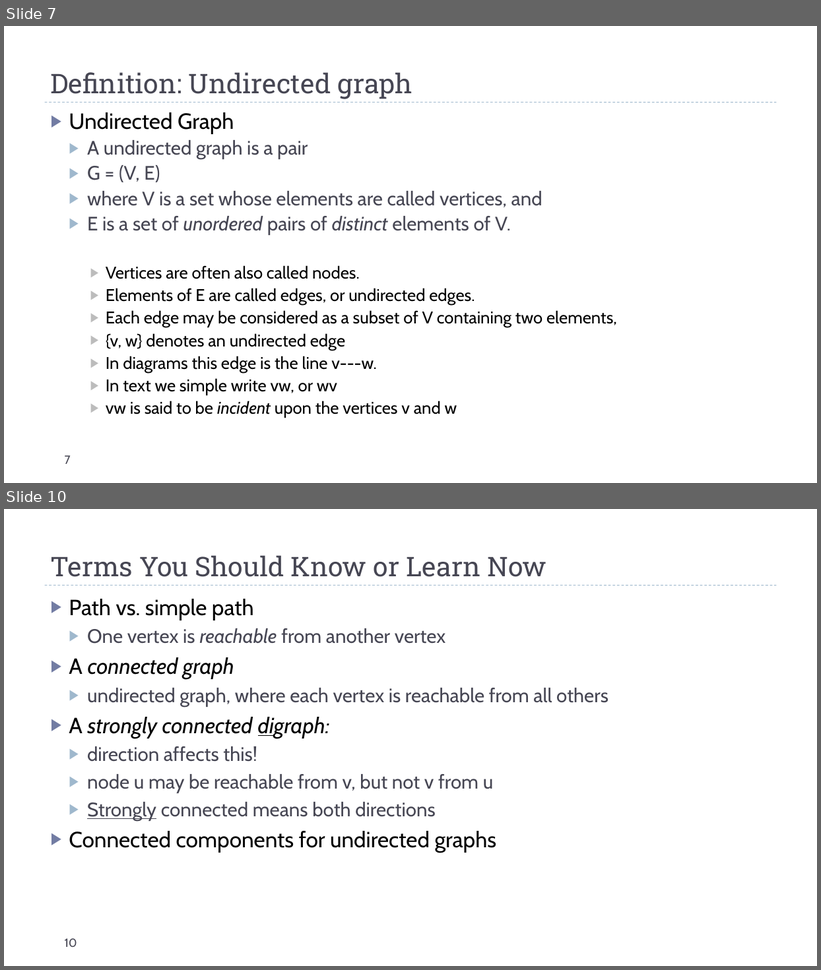
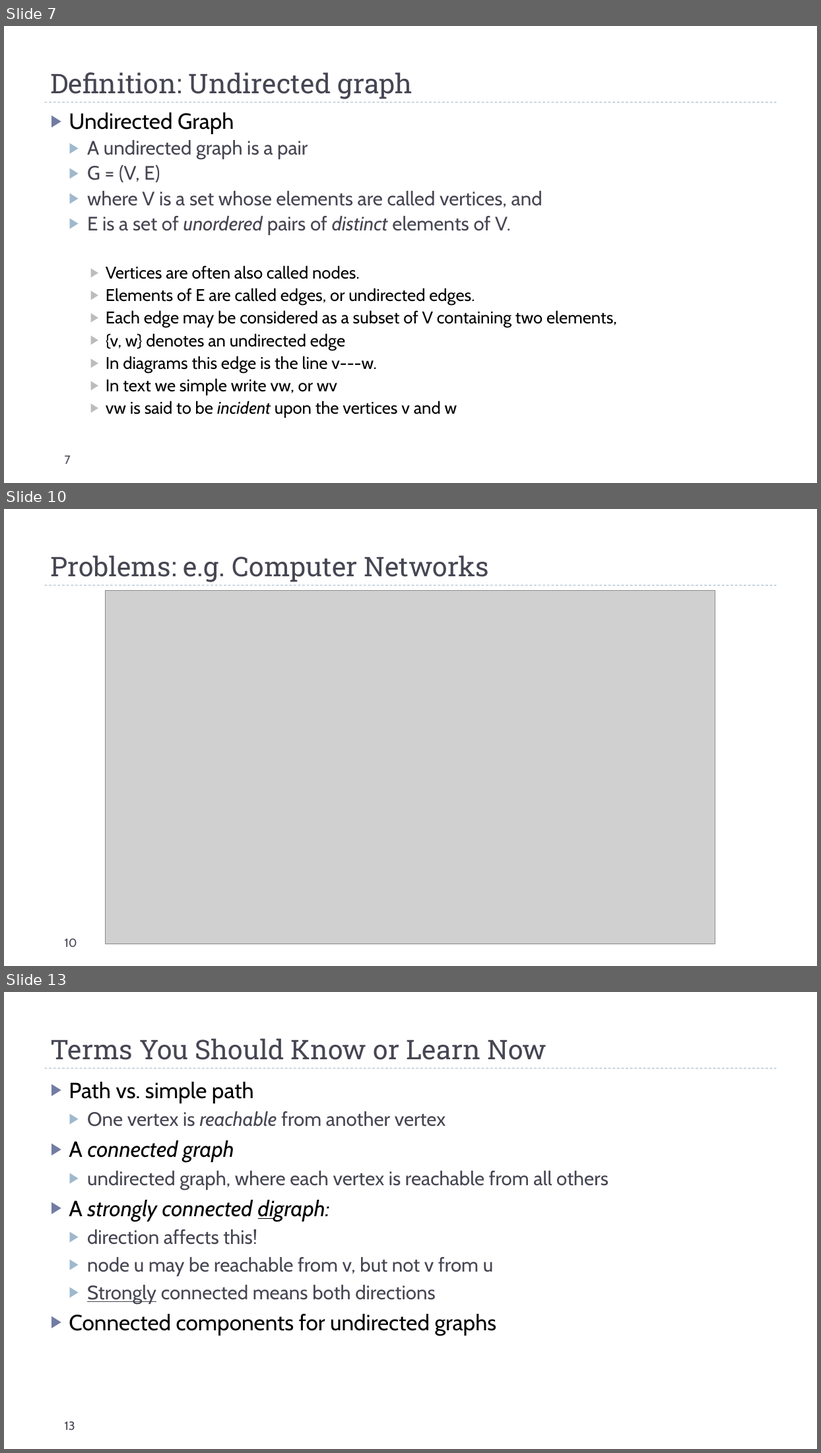
Before and after one commit to markfloryan/dsa2, a slide deck: slides/01-01-GraphsIntroBFS.pptx. Shown one above the other, each under a label of ours: slides 7 and 10 before the commit, slides 7, 10 and 13 after it; the slides between them are not shown. The pictures are 821x970 and 821x1453 pixels, drawn with LibreOffice and Linux fonts; fonts in the diff are those of the drawing; grey boxes stand for pictures. Boxes give left, top, right and bottom in pixels: in the first picture for what was removed or moved away, otherwise in the second. Text is boxed around its words. In the diff, an @@ line names an element or a change of style, - is before the commit and + after.

```diff
--- a/slides/01-01-GraphsIntroBFS.pptx
+++ b/slides/01-01-GraphsIntroBFS.pptx
@@ slide 10 added at (x1=4, y1=509, x2=817, y2=966), background #FFFFFF; not listed: 1 template element that a slide beside it also shows @@
@@ title added at (x1=51, y1=555, x2=489, y2=582), 32 pt, text #464653 @@
+Problems: e.g. Computer Networks
@@ picture added at (x1=106, y1=590, x2=716, y2=944) @@
@@ page number added at (x1=65, y1=939, x2=77, y2=947), 14 pt, text #464653 @@
+10
@@ what was slide 10 is now slide 13 @@
@@ page number at (x1=65, y1=1422, x2=75, y2=1430): text changed @@
-10
+13
```
Also in this commit, not shown: 4 slides changed, 3 other slides added, 1 other file.
